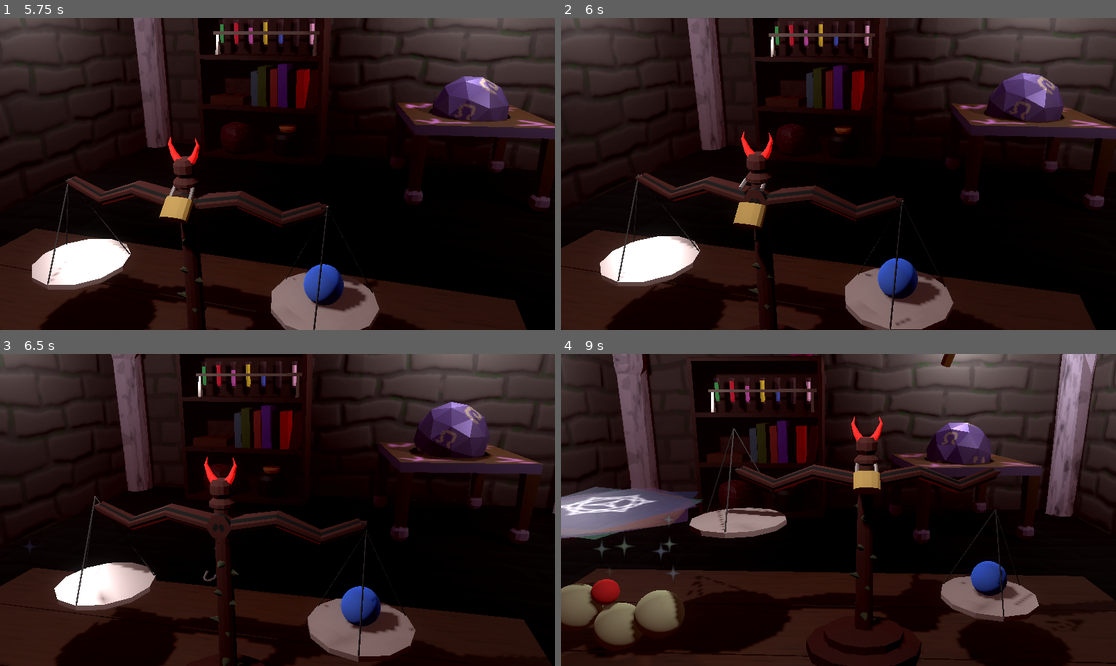
Above: before the commit, frames 1-4 (two rows, left to right).
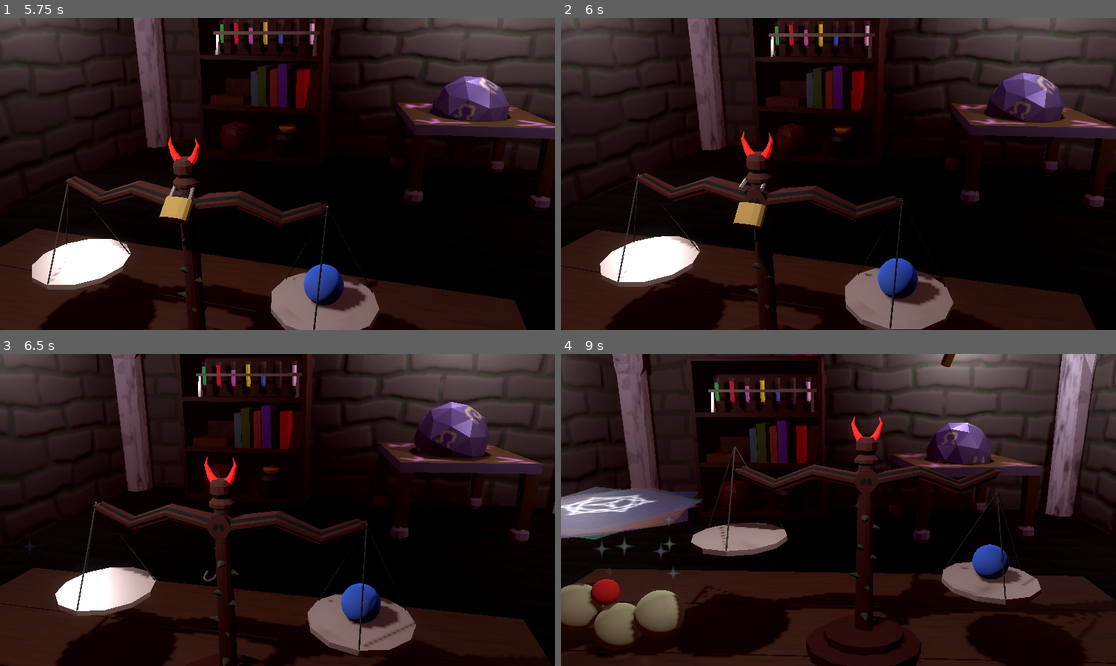
Above: after the commit, the same moments.

Repository: camd67/scale-game
Game: Godot game, scene res://scene/main/main.tscn
Two runs of this game, one before a commit and one after it. Both use one fixed random seed, a clock stepped at 60 frames per second and the inputs below. Sound files missing from this copy of the repository are replaced by a short silence.
Inputs (mouse positions are in pixels of both pictures, inside the frame that each line leads up to):
- Up to frame 1 (5.75 s): click "Begin Balancing" at 0.5 s; move the mouse to (249, 236) at 1.27 s; click (249, 236) at 1.42 s; drag from (444, 220) to (249, 236) at 2.02 s; move the mouse to (111, 127) at 2.77 s; click (111, 127) at 2.92 s; drag from (305, 174) to (111, 127) at 3.52 s; move the mouse to (194, 96) at 4.27 s; click (194, 96) at 4.42 s; drag from (399, 158) to (194, 96) at 5.02 s
- Up to frame 2 (6 s): move the mouse to (727, 189) at 5.77 s; click (727, 189) at 5.92 s
- Up to frame 3 (6.5 s): no input
- Up to frame 4 (9 s): drag from (894, 441) to (727, 525) at 6.52 s; move the mouse to (810, 572) at 7.27 s; click (810, 572) at 7.42 s; drag from (1005, 556) to (810, 572) at 8.02 s; move the mouse to (672, 463) at 8.77 s; click (672, 463) at 8.92 s

Frame 1 is identical in both runs. In frame 2, 0.1% of the frame differs, in the area x 7-71%, y 50-100%; in frame 3, 2.5%; in frame 4, 6.8%, in the area x 19-95%, y 23-100%.

Commit message:
Add a bit of teetering to the scales

Diff:
--- a/scene/scale/scale.gd
+++ b/scene/scale/scale.gd
@@ -31,18 +31,36 @@
 	var left_end_pos := Vector3(left_pan_mesh.global_position.x, starting_pan_height + pan_height_change, left_pan_mesh.global_position.z)
 	var right_end_pos := Vector3(right_pan_mesh.global_position.x, starting_pan_height - pan_height_change, right_pan_mesh.global_position.z)
 
-	var left_tween := create_tween()
 	var tween_time := 3 if pan_difference != last_pan_difference else 0
-	left_tween.bind_node(left_pan_mesh).tween_property(left_pan_mesh, "global_position", left_end_pos, 3).set_ease(Tween.EASE_OUT)
-	create_tween().bind_node(right_pan_mesh).tween_property(right_pan_mesh, "global_position", right_end_pos, 3).set_ease(Tween.EASE_OUT)
+
+	var left_tween := create_tween().bind_node(left_pan_mesh)
+	var right_tween := create_tween().bind_node(right_pan_mesh)
+
+	# Teeter the pans first to give them some motion
+	teeter_pans(left_tween, right_tween)
+
+	left_tween.tween_property(left_pan_mesh, "global_position", left_end_pos, 3).set_ease(Tween.EASE_OUT)
+	right_tween.tween_property(right_pan_mesh, "global_position", right_end_pos, 3).set_ease(Tween.EASE_OUT)
 	left_tween.tween_callback(func() -> void: result_callback.call())
 	last_pan_difference = pan_difference
-	#left_pan_weight = 0
-	#right_pan_weight = 0
+
 	if (pan_difference == 0):
 		left_tween.tween_callback(func() -> void: GameEvents.emit_correct_weight_submitted())
 	else:
 		left_tween.tween_callback(func() -> void: GameEvents.emit_incorrect_weight_submitted())
+
+
+func teeter_pans(left_tween: Tween, right_tween: Tween) -> void:
+	var left_pan_mesh := $Visuals/PanR as Node3D
+	var right_pan_mesh := $Visuals/PanL as Node3D
+
+	left_tween.tween_property(left_pan_mesh, "global_position", left_pan_mesh.global_position + Vector3.UP * .01, .4)
+	left_tween.tween_property(left_pan_mesh, "global_position", left_pan_mesh.global_position + Vector3.UP * -.01, .6)
+	left_tween.tween_property(left_pan_mesh, "global_position", left_pan_mesh.global_position + Vector3.UP * 0, .4)
+
+	right_tween.tween_property(right_pan_mesh, "global_position", right_pan_mesh.global_position + Vector3.UP * -.01, .4)
+	right_tween.tween_property(right_pan_mesh, "global_position", right_pan_mesh.global_position + Vector3.UP * .01, .6)
+	right_tween.tween_property(right_pan_mesh, "global_position", right_pan_mesh.global_position + Vector3.UP * 0, .4)
 
 
 
